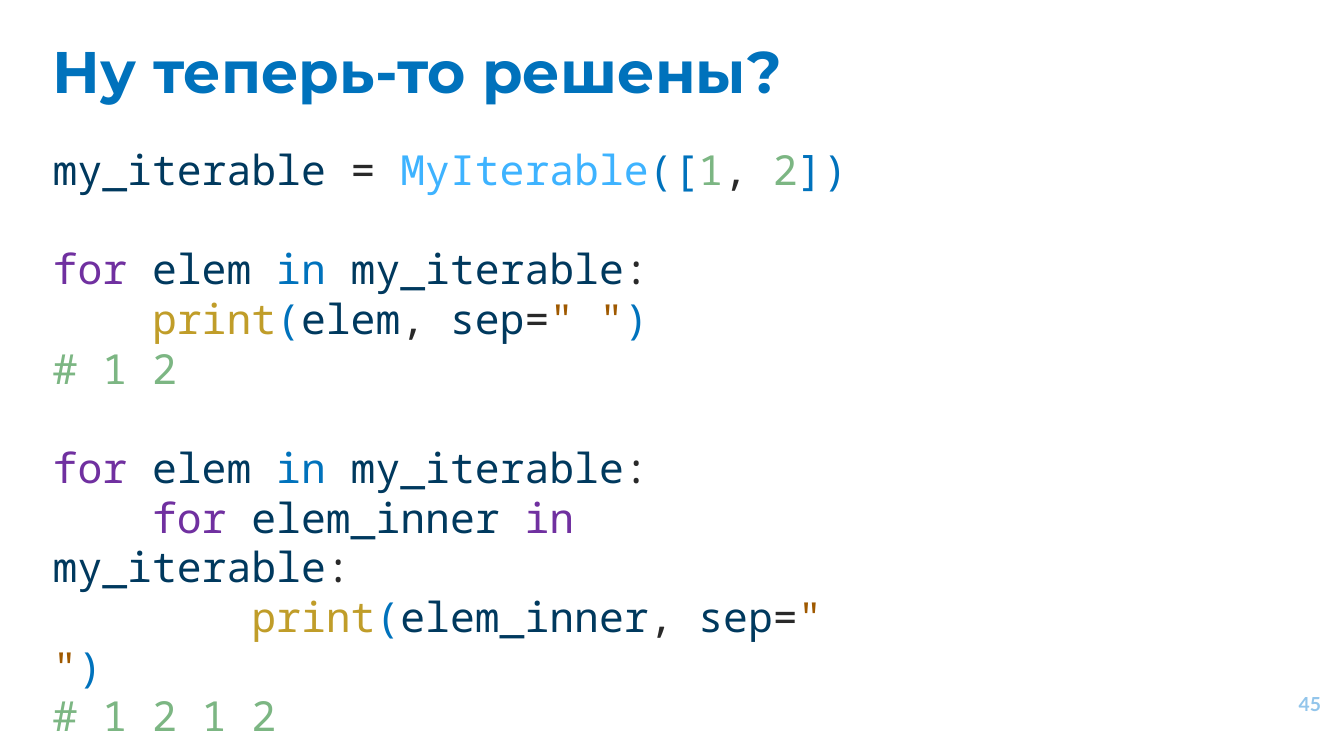
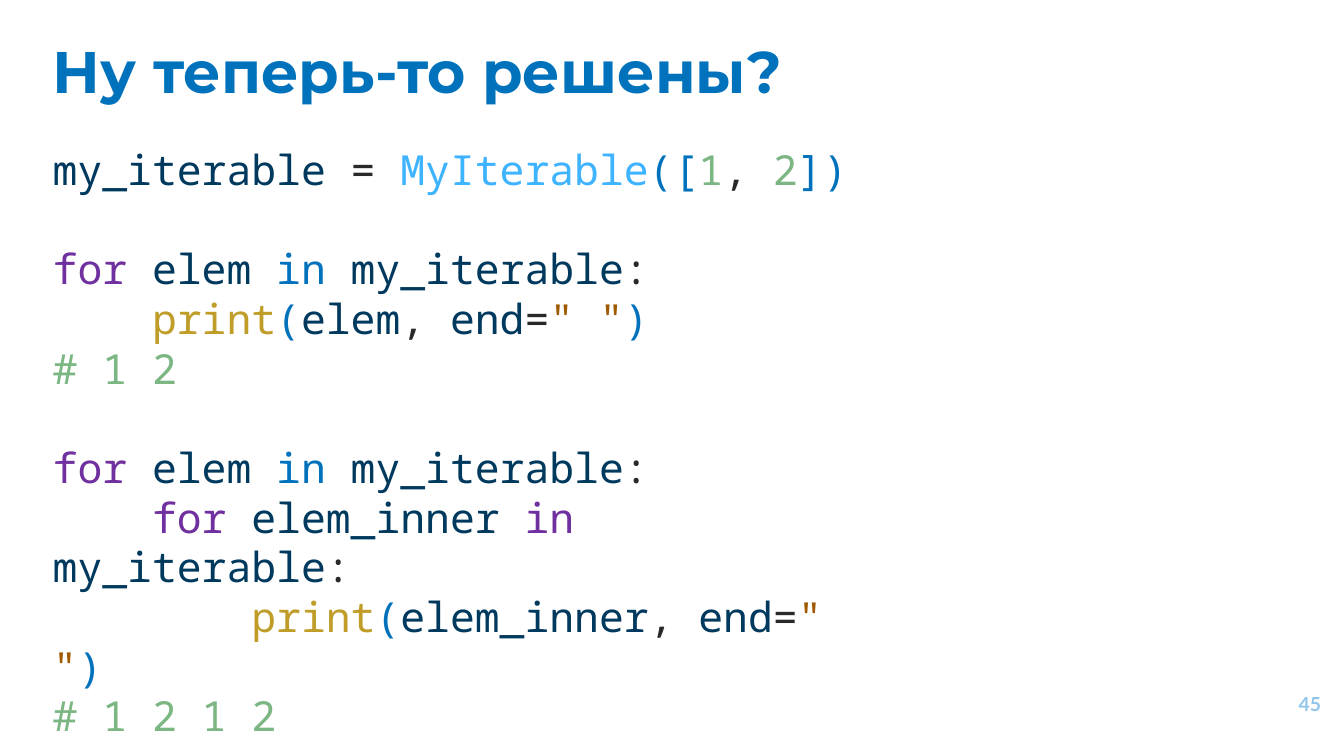
Before and after one commit to EvgrafovMichail/python_mipt_dafe, a slide deck: slide 45 of lessons/sem01/lesson12/protocols.pptx. Drawn at 1344x745 pixels with LibreOffice and Linux fonts; fonts in the diff are those of the drawing. Boxes give left, top, right and bottom in pixels: in the first picture for what was removed or moved away, otherwise in the second. Text is boxed around its words. In the diff, an @@ line names an element or a change of style, - is before the commit and + after.

Commit message:
Fix some slides in sem1-les12 presentation

```diff
--- a/lessons/sem01/lesson12/protocols.pptx
+++ b/lessons/sem01/lesson12/protocols.pptx
@@ text at [152,302,574,344]: text changed @@
-print(elem, sep=" ")
+print(elem, end=" ")
@@ text at [251,600,822,642]: text changed @@
-print(elem_inner, sep=" ")
+print(elem_inner, end=" ")
```
Also in this commit, not shown: 4 other slides changed.
